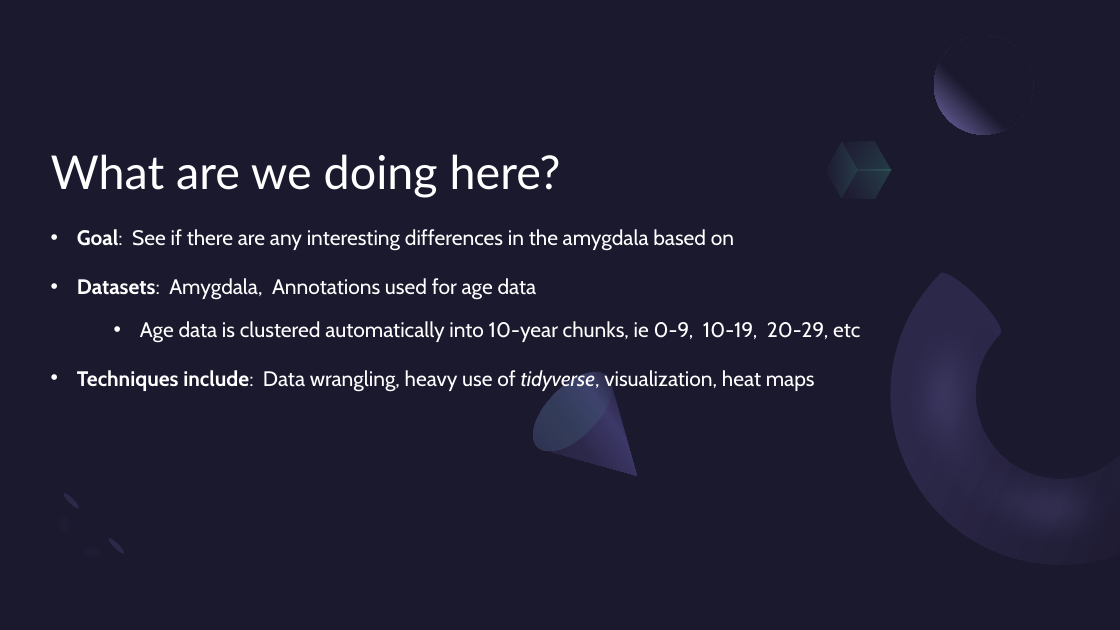
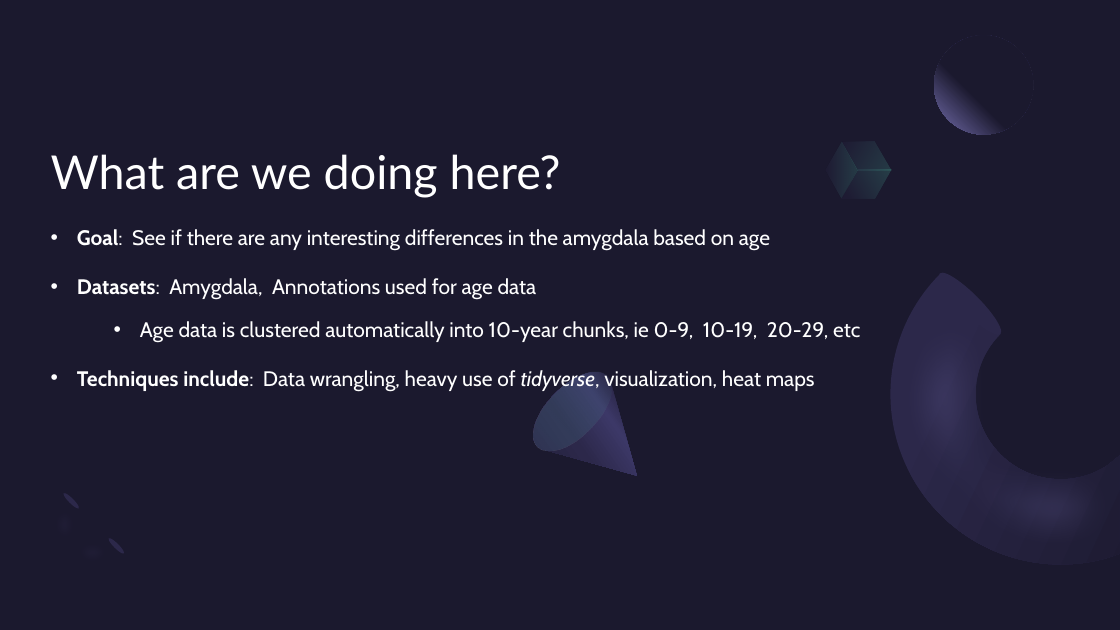
Before and after one commit to phoenixclaw03/STT_303_Final_Project, a slide deck: slide 2 of R Coding presentation.pptx. Drawn at 1120x630 pixels with LibreOffice and Linux fonts; fonts in the diff are those of the drawing. Boxes give left, top, right and bottom in pixels: in the first picture for what was removed or moved away, otherwise in the second. Text is boxed around its words. In the diff, an @@ line names an element or a change of style, - is before the commit and + after.

```diff
--- a/R Coding presentation.pptx
+++ b/R Coding presentation.pptx
@@ text at [77, 229, 770, 251]: text changed @@
-• Goal: See if there are any interesting differences in the amygdala based on
+• Goal: See if there are any interesting differences in the amygdala based on age
```
Also in this commit, not shown: 2 other slides changed, 1 other file.
